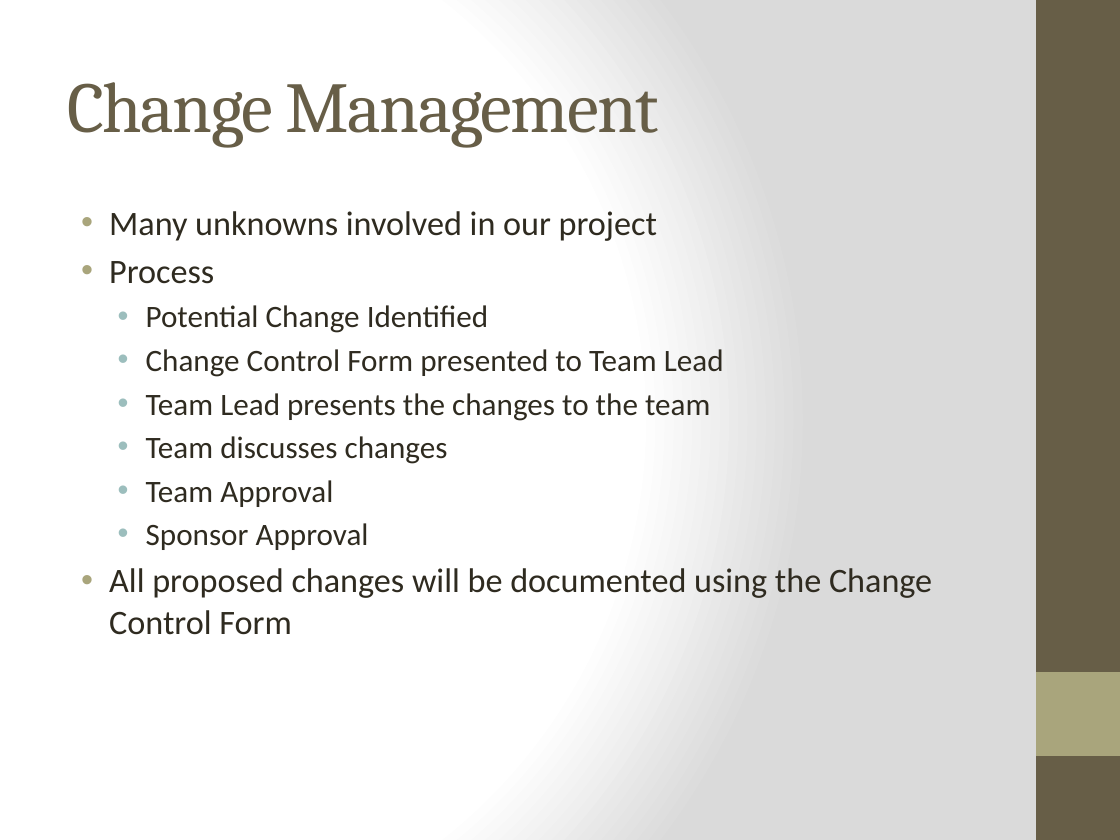
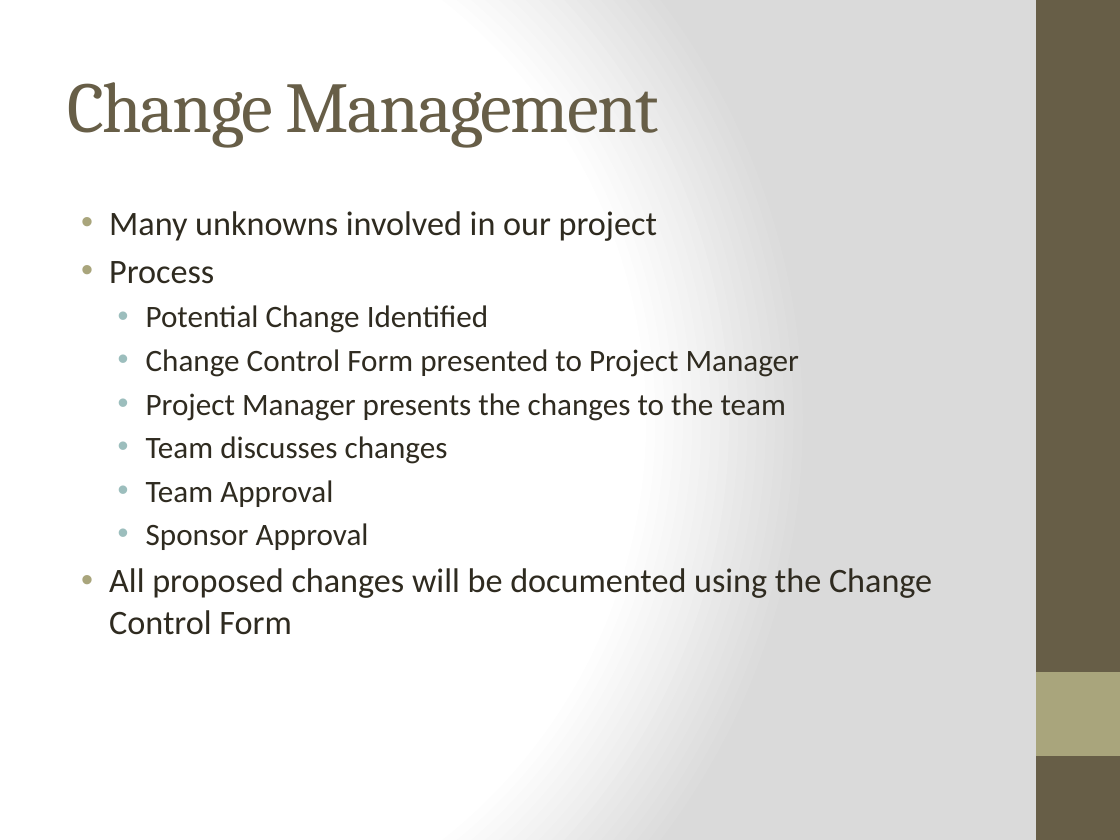
Before and after one commit to qpHalcy0n/SRDesign, a slide deck: slide 14 of Charter Presentation/Team Ink3d.pptx. Drawn at 1120x840 pixels with LibreOffice and Linux fonts; fonts in the diff are those of the drawing. Boxes give left, top, right and bottom in pixels: in the first picture for what was removed or moved away, otherwise in the second. Text is boxed around its words. In the diff, an @@ line names an element or a change of style, - is before the commit and + after.

Commit message:
Changed "Team Lead" to "Project Manager" in my sections for consistency

```diff
--- a/Charter Presentation/Team Ink3d.pptx
+++ b/Charter Presentation/Team Ink3d.pptx
@@ text at bbox=[146, 349, 800, 421]: text changed @@
-  • Change Control Form presented to Team Lead
-  • Team Lead presents the changes to the team
+  • Change Control Form presented to Project Manager
+  • Project Manager presents the changes to the team
```
Also in this commit, not shown: 2 other slides changed, 1 other file.
